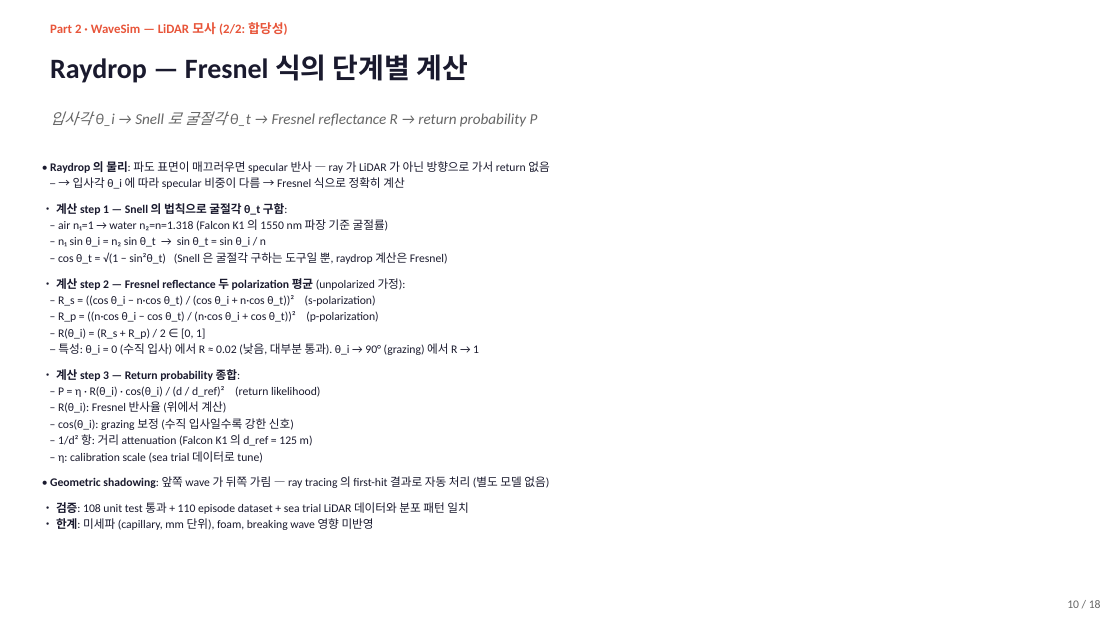
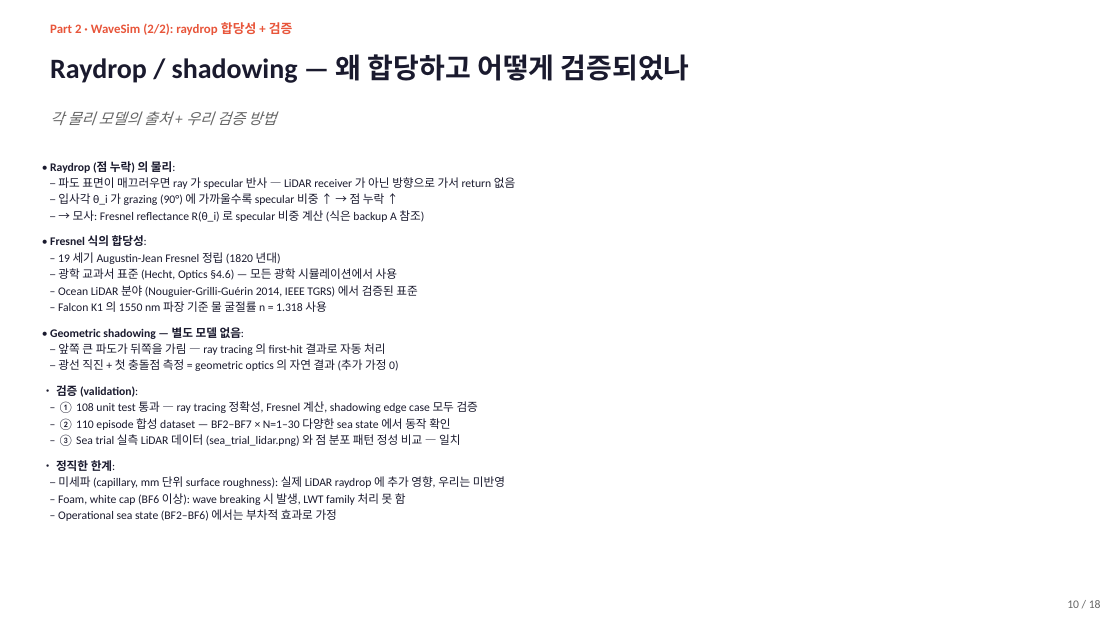
Before and after one commit to SAEYONGPARK94/wavesplat, a slide deck: slide 10 of wavesplat/docs/labmeeting_2026_05_13.pptx. Drawn at 1120x630 pixels with LibreOffice and Linux fonts; fonts in the diff are those of the drawing. Boxes give left, top, right and bottom in pixels: in the first picture for what was removed or moved away, otherwise in the second. Text is boxed around its words. In the diff, an @@ line names an element or a change of style, - is before the commit and + after.

```diff
--- a/wavesplat/docs/labmeeting_2026_05_13.pptx
+++ b/wavesplat/docs/labmeeting_2026_05_13.pptx
@@ text at <box>50,22,293,35</box>: text changed @@
-Part 2 · WaveSim — LiDAR 모사 (2/2: 합당성)
+Part 2 · WaveSim (2/2): raydrop 합당성 + 검증
@@ text at <box>50,54,690,83</box>: text changed @@
-Raydrop — Fresnel 식의 단계별 계산
+Raydrop / shadowing — 왜 합당하고 어떻게 검증되었나
@@ text at <box>50,111,276,125</box>: text changed @@
-입사각 θ_i → Snell 로 굴절각 θ_t → Fresnel reflectance R → return probability P
+각 물리 모델의 출처 + 우리 검증 방법
@@ text at <box>50,161,515,521</box>: text changed @@
-• Raydrop 의 물리: 파도 표면이 매끄러우면 specular 반사 — ray 가 LiDAR 가 아닌 방향으로 가서 return 없음
-– → 입사각 θ_i 에 따라 specular 비중이 다름 → Fresnel 식으로 정확히 계산
-• 계산 step 1 — Snell 의 법칙으로 굴절각 θ_t 구함:
-– air n₁=1 → water n₂=n=1.318 (Falcon K1 의 1550 nm 파장 기준 굴절률)
-– n₁ sin θ_i = n₂ sin θ_t → sin θ_t = sin θ_i / n
-– cos θ_t = √(1 − sin²θ_t) (Snell 은 굴절각 구하는 도구일 뿐, raydrop 계산은 Fresnel)
-• 계산 step 2 — Fresnel reflectance 두 polarization 평균 (unpolarized 가정):
-– R_s = ((cos θ_i − n·cos θ_t) / (cos θ_i + n·cos θ_t))² (s-polarization)
-– R_p = ((n·cos θ_i − cos θ_t) / (n·cos θ_i + cos θ_t))² (p-polarization)
-– R(θ_i) = (R_s + R_p) / 2 ∈ [0, 1]
-– 특성: θ_i = 0 (수직 입사) 에서 R ≈ 0.02 (낮음, 대부분 통과). θ_i → 90° (grazing) 에서 R → 1
-• 계산 step 3 — Return probability 종합:
-– P = η · R(θ_i) · cos(θ_i) / (d / d_ref)² (return likelihood)
-– R(θ_i): Fresnel 반사율 (위에서 계산)
-– cos(θ_i): grazing 보정 (수직 입사일수록 강한 신호)
-– 1/d² 항: 거리 attenuation (Falcon K1 의 d_ref = 125 m)
-– η: calibration scale (sea trial 데이터로 tune)
-• Geometric shadowing: 앞쪽 wave 가 뒤쪽 가림 — ray tracing 의 first-hit 결과로 자동 처리 (별도 모델 없음)
-• 검증: 108 unit test 통과 + 110 episode dataset + sea trial LiDAR 데이터와 분포 패턴 일치
-• 한계: 미세파 (capillary, mm 단위), foam, breaking wave 영향 미반영
+• Raydrop (점 누락) 의 물리:
+– 파도 표면이 매끄러우면 ray 가 specular 반사 — LiDAR receiver 가 아닌 방향으로 가서 return 없음
+– 입사각 θ_i 가 grazing (90°) 에 가까울수록 specular 비중 ↑ → 점 누락 ↑
+– → 모사: Fresnel reflectance R(θ_i) 로 specular 비중 계산 (식은 backup A 참조)
+• Fresnel 식의 합당성:
+– 19 세기 Augustin-Jean Fresnel 정립 (1820 년대)
+– 광학 교과서 표준 (Hecht, Optics §4.6) — 모든 광학 시뮬레이션에서 사용
+– Ocean LiDAR 분야 (Nouguier-Grilli-Guérin 2014, IEEE TGRS) 에서 검증된 표준
+– Falcon K1 의 1550 nm 파장 기준 물 굴절률 n = 1.318 사용
+• Geometric shadowing — 별도 모델 없음:
+– 앞쪽 큰 파도가 뒤쪽을 가림 — ray tracing 의 first-hit 결과로 자동 처리
+– 광선 직진 + 첫 충돌점 측정 = geometric optics 의 자연 결과 (추가 가정 0)
+• 검증 (validation):
+– ① 108 unit test 통과 — ray tracing 정확성, Fresnel 계산, shadowing edge case 모두 검증
+– ② 110 episode 합성 dataset — BF2–BF7 × N=1–30 다양한 sea state 에서 동작 확인
+– ③ Sea trial 실측 LiDAR 데이터 (sea_trial_lidar.png) 와 점 분포 패턴 정성 비교 — 일치
+• 정직한 한계:
+– 미세파 (capillary, mm 단위 surface roughness): 실제 LiDAR raydrop 에 추가 영향, 우리는 미반영
+– Foam, white cap (BF6 이상): wave breaking 시 발생, LWT family 처리 못 함
+– Operational sea state (BF2–BF6) 에서는 부차적 효과로 가정
```
Also in this commit, not shown: 3 other slides changed, 1 slide added, 2 other files.
